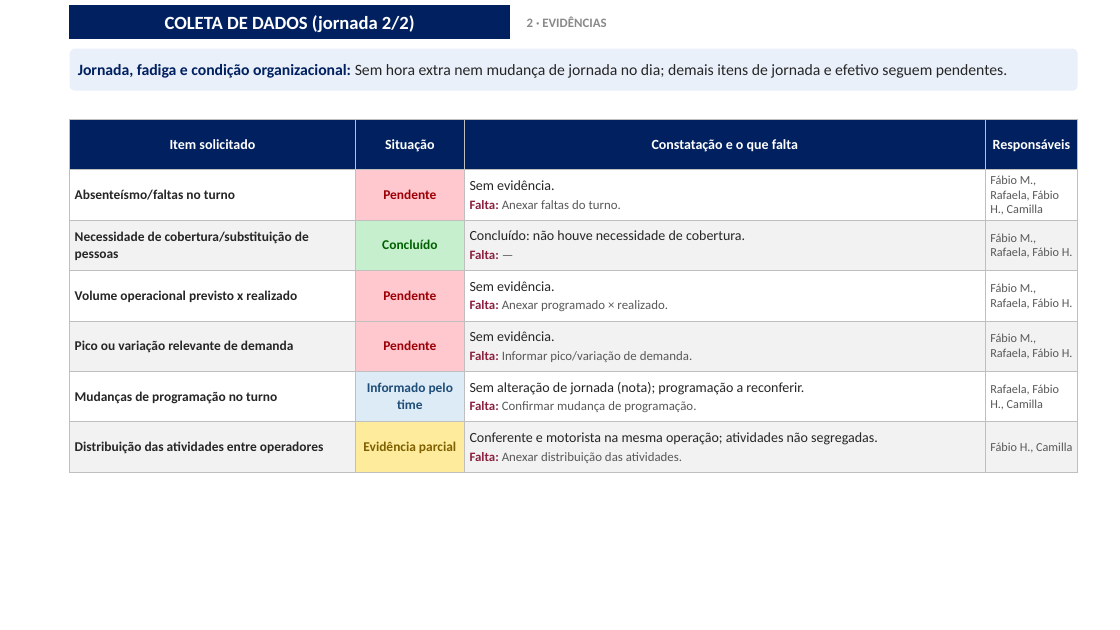
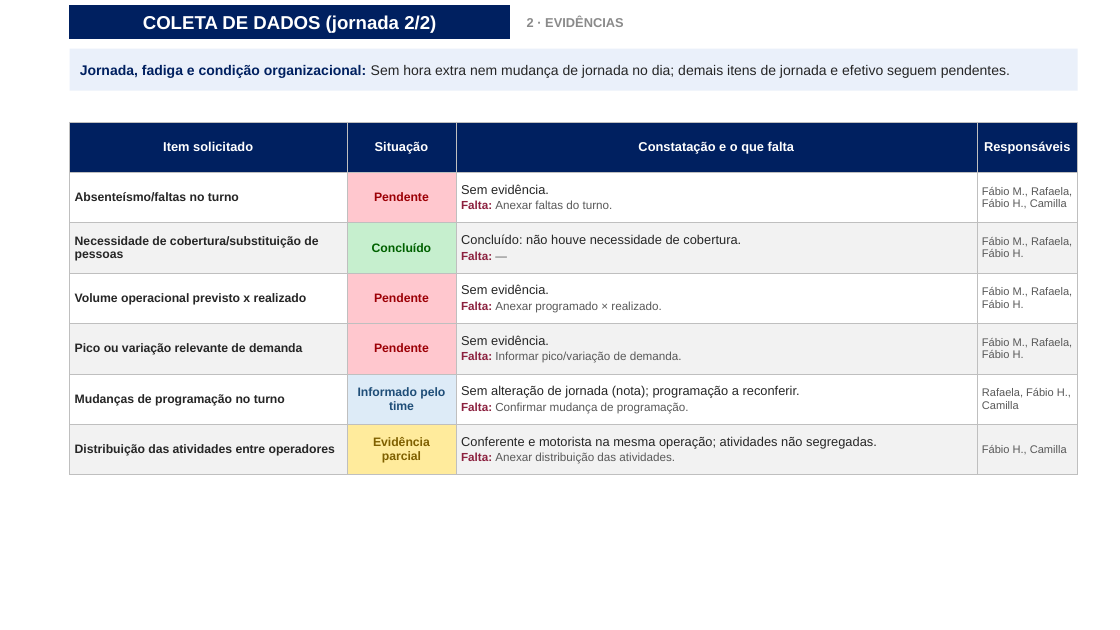
Before and after one commit to luantavarez9/hospital-seguro, a slide deck: slide 14 of entrega_acidente_GRU1/Apresentacao_Ocorrencia_Acidente_GRU_I.pptx. Drawn at 1120x630 pixels with LibreOffice and Linux fonts; fonts in the diff are those of the drawing; background and template pictures are left out. Boxes give left, top, right and bottom in pixels: in the first picture for what was removed or moved away, otherwise in the second. Text is boxed around its words. In the diff, an @@ line names an element or a change of style, - is before the commit and + after.

```diff
--- a/entrega_acidente_GRU1/Apresentacao_Ocorrencia_Acidente_GRU_I.pptx
+++ b/entrega_acidente_GRU1/Apresentacao_Ocorrencia_Acidente_GRU_I.pptx
@@ rectangle "COLETA DE DADOS (jornada 2/2)" at [70,6,510,39]: font Calibri to Arial @@
@@ text "2 · EVIDÊNCIAS" at [527,18,624,27]: font Calibri to Arial @@
@@ rectangle "Jornada, fadiga e condição organizacional: ..." at [70,49,1078,91]: size 13.5 to 12 pt, font Calibri to Arial; rounded rectangle to rectangle @@
@@ table at [70,122,1078,475] @@
@@ size 12 to 11 pt in "Item solicitado", "Situação", "Constatação e o que falta", "Responsáveis" and 6 more places @@
@@ font Calibri to Arial @@
@@ size 11.5 to 10.5 pt in "Absenteísmo/faltas no turno", "Pendente", "Necessidade de cobertura/substituição de pessoas", "Concluído" and 8 more places @@
@@ size 11 to 10 pt in "Falta: Anexar faltas do turno.", "Falta: —", "Falta: Anexar programado × realizado.", "Falta: Informar pico/variação de demanda." and 2 more places @@
@@ size 10.5 to 9.5 pt in "Fábio M., Rafaela, Fábio H., Camilla", "Fábio M., Rafaela, Fábio H.", "Fábio M., Rafaela, Fábio H.", "Fábio M., Rafaela, Fábio H." and 2 more places @@
```
Also in this commit, not shown: 23 other slides changed, 31 other files.
